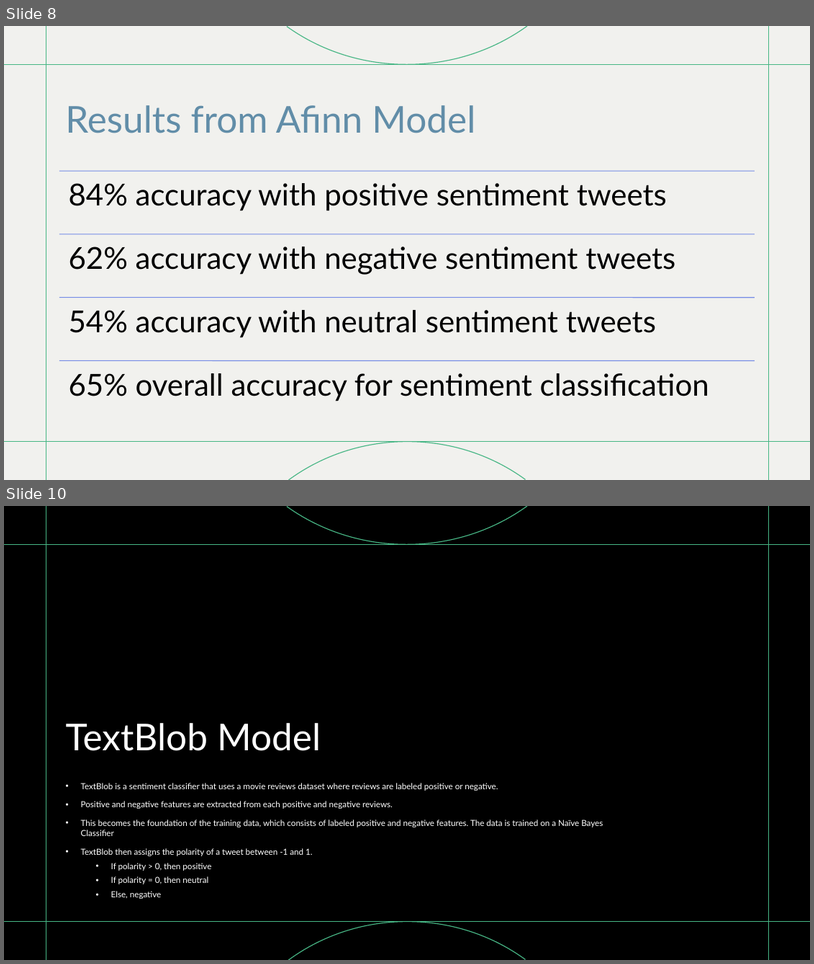
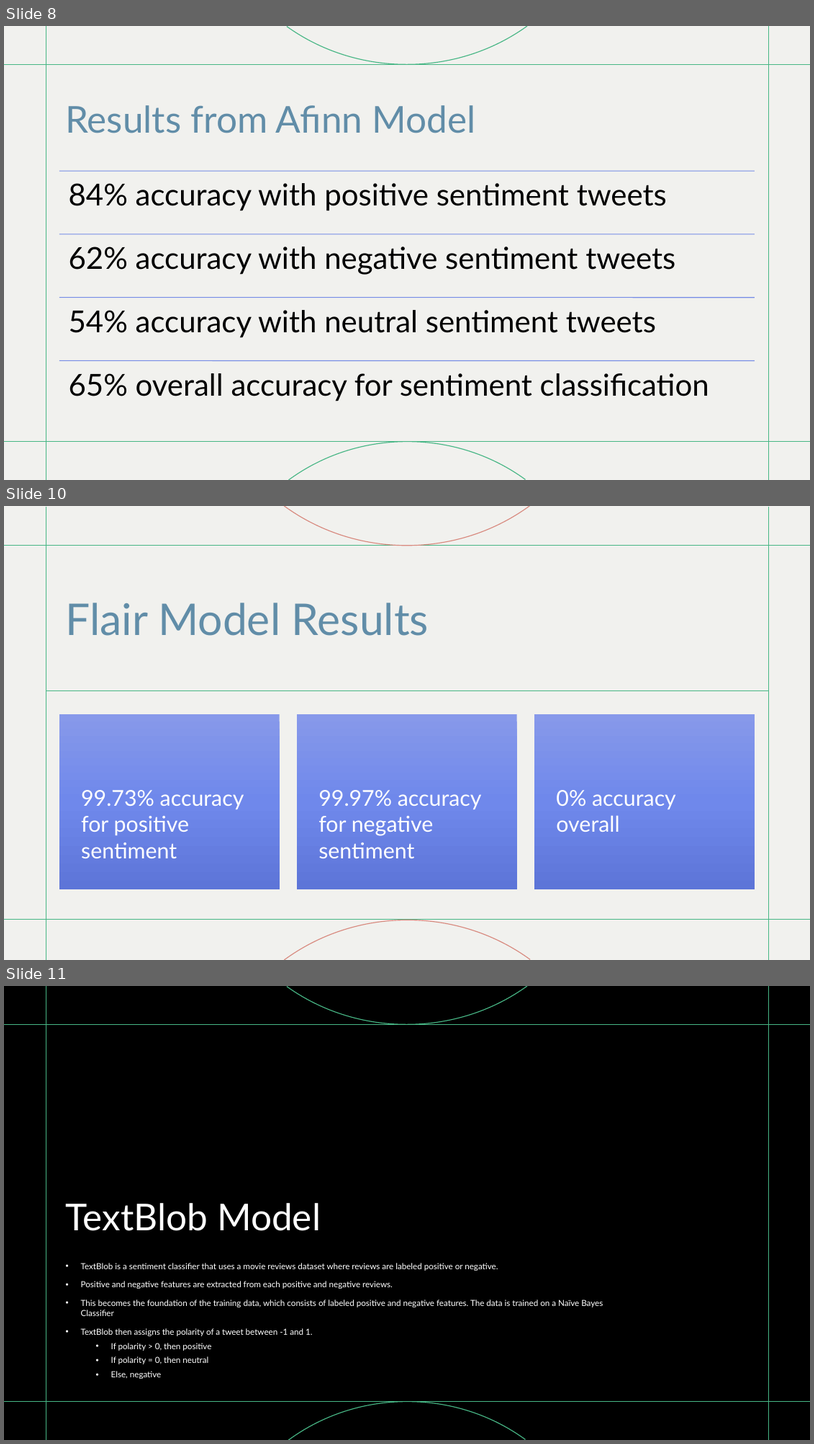
Before and after one commit to bethelike98/ENTITY-Final-Project, a slide deck: Presentation/DS Final Project Presentation.pptx. Shown one above the other, each under a label of ours: slides 8 and 10 before the commit, slides 8, 10 and 11 after it; the slides between them are not shown. The pictures are 814x964 and 814x1444 pixels, drawn with LibreOffice and Linux fonts; fonts in the diff are those of the drawing; background and template pictures are left out. Boxes give left, top, right and bottom in pixels: in the first picture for what was removed or moved away, otherwise in the second. Text is boxed around its words. In the diff, an @@ line names an element or a change of style, - is before the commit and + after.

```diff
--- a/Presentation/DS Final Project Presentation.pptx
+++ b/Presentation/DS Final Project Presentation.pptx
@@ slide 10 added at bbox=[4, 506, 810, 960], background #FFFFFF; not listed: 6 template elements that a slide beside it also shows @@
@@ rectangle added at bbox=[4, 506, 810, 960], fill #F1F1EE @@
@@ title added at bbox=[65, 602, 429, 636], 52 pt, text #618DA8 @@
+Flair Model Results
@@ line added from (46, 691) to (769, 691), #47B685 1 pt @@
@@ group added at bbox=[59, 714, 756, 890]: 3 rectangles, 3 texts @@
+99.73% accuracy for positive sentiment
+99.97% accuracy for negative sentiment
+0% accuracy overall
@@ group added at bbox=[4, 506, 810, 960]: 4 lines, 2 freeform shapes @@
@@ what was slide 10 is now slide 11 @@
```
Also in this commit, not shown: 1 slide changed.
